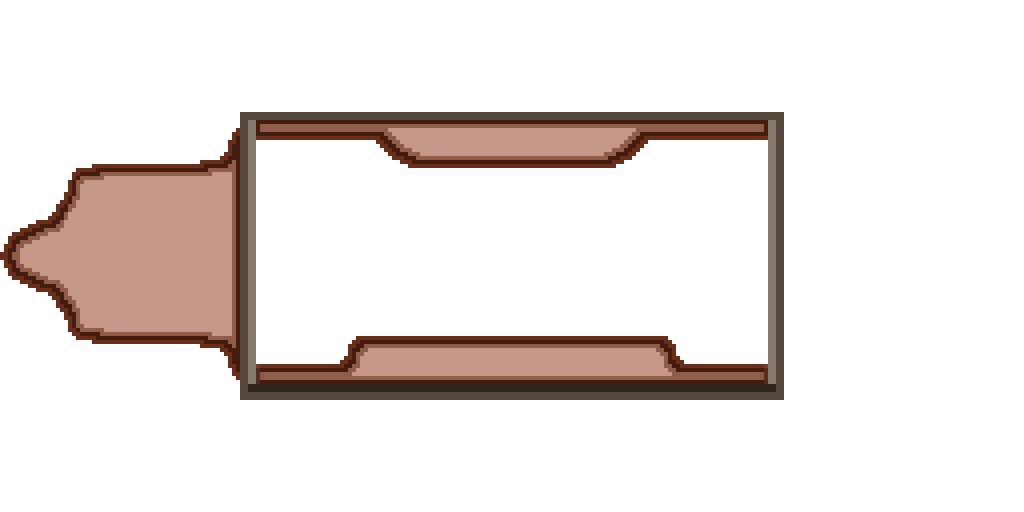
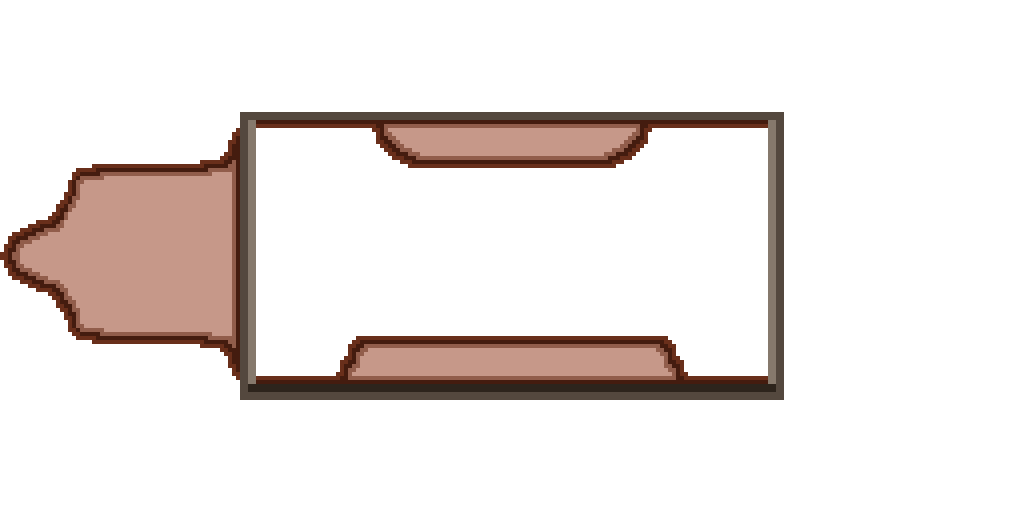
Layered file, before and after one edit (1024 × 512). Changes by layer:
painted on "Layer 7" over <box>256,124,768,384</box>
